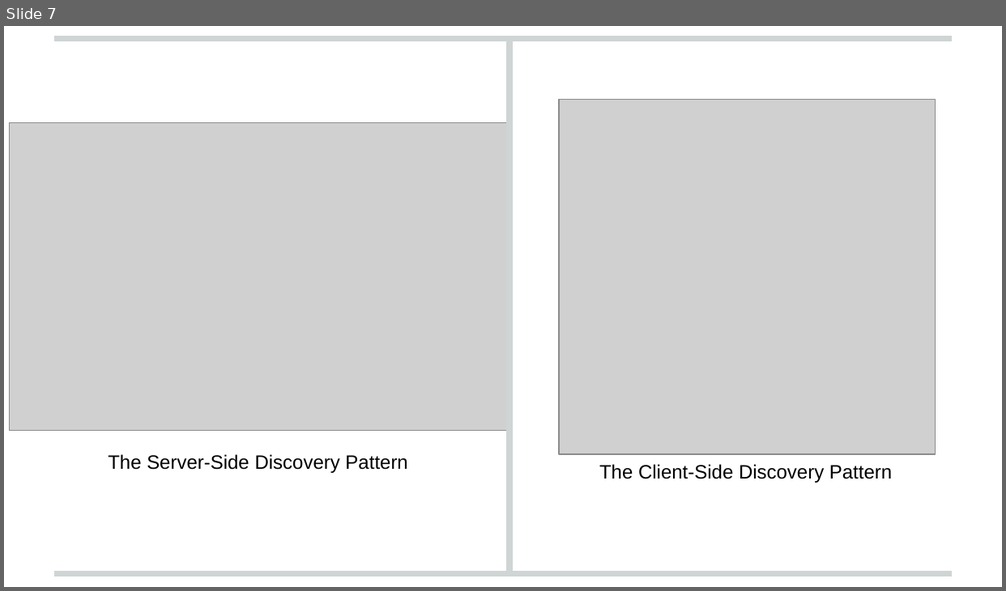
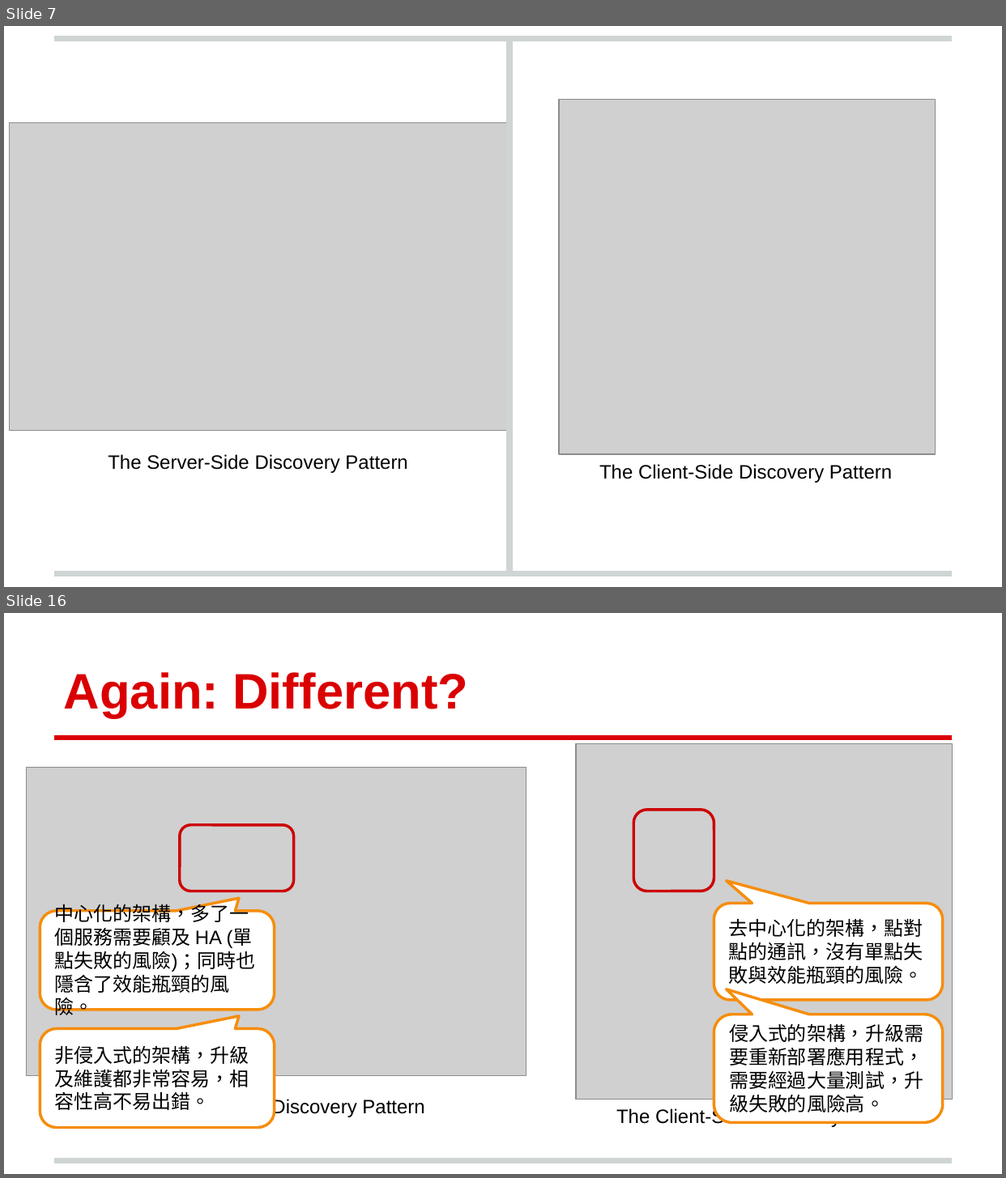
Before and after one commit to andrew0928/Meetup, a slide deck: 20180911.DevOpsDaysTaipei2018/Andrew-ServiceDiscovery (簡報).pptx. Shown one above the other, each under a label of ours: slide 7 before the commit, slides 7 and 16 after it; the slides between them are not shown. The pictures are 1006x591 and 1006x1178 pixels, drawn with LibreOffice and Linux fonts; fonts in the diff are those of the drawing; grey boxes stand for pictures; background and template pictures are left out. Boxes give left, top, right and bottom in pixels: in the first picture for what was removed or moved away, otherwise in the second. Text is boxed around its words. In the diff, an @@ line names an element or a change of style, - is before the commit and + after.

```diff
--- a/20180911.DevOpsDaysTaipei2018/Andrew-ServiceDiscovery (簡報).pptx
+++ b/20180911.DevOpsDaysTaipei2018/Andrew-ServiceDiscovery (簡報).pptx
@@ slide 16 added at (4, 613, 1002, 1174), background #FFFFFF; not listed: 1 template element that a slide beside it also shows @@
@@ title added at (64, 672, 468, 718), 36 pt, text #DA0002, bold @@
+Again: Different?
@@ line added from (54, 738) to (952, 738), #DA0002 4 pt @@
@@ picture added at (576, 743, 952, 1099) @@
@@ picture added at (26, 768, 526, 1076) @@
@@ rounded rectangle added at (180, 825, 293, 892), outline #CC0202 2 pt @@
@@ rounded rectangle added at (633, 810, 714, 892), outline #CC0202 2 pt @@
@@ rounded speech box added at (714, 904, 942, 1000), fill #FFFFFF, outline #F68D0C 2 pt, 14 pt, text #000000 @@
+去中心化的架構，點對點的通訊，沒有單點失敗與效能瓶頸的風險。
@@ rounded speech box added at (40, 911, 275, 1010), fill #FFFFFF, outline #F68D0C 2 pt, 14 pt, text #000000 @@
+中心化的架構，多了一個服務需要顧及 HA (單點失敗的風險)；同時也隱含了效能瓶頸的風險。
@@ rounded speech box added at (714, 1014, 942, 1122), fill #FFFFFF, outline #F68D0C 2 pt, 14 pt, text #000000 @@
+侵入式的架構，升級需要重新部署應用程式，需要經過大量測試，升級失敗的風險高。
@@ rounded speech box added at (40, 1029, 275, 1128), fill #FFFFFF, outline #F68D0C 2 pt, 14 pt, text #000000 @@
+非侵入式的架構，升級及維護都非常容易，相容性高不易出錯。
@@ text added at (125, 1098, 424, 1118), 14 pt, text #000000 @@
+The Server‑Side Discovery Pattern
@@ text added at (616, 1108, 909, 1127), 14 pt, text #000000 @@
+The Client‑Side Discovery Pattern
```
Also in this commit, not shown: 1 slide changed, 24 other slides added, 1 slide removed.
